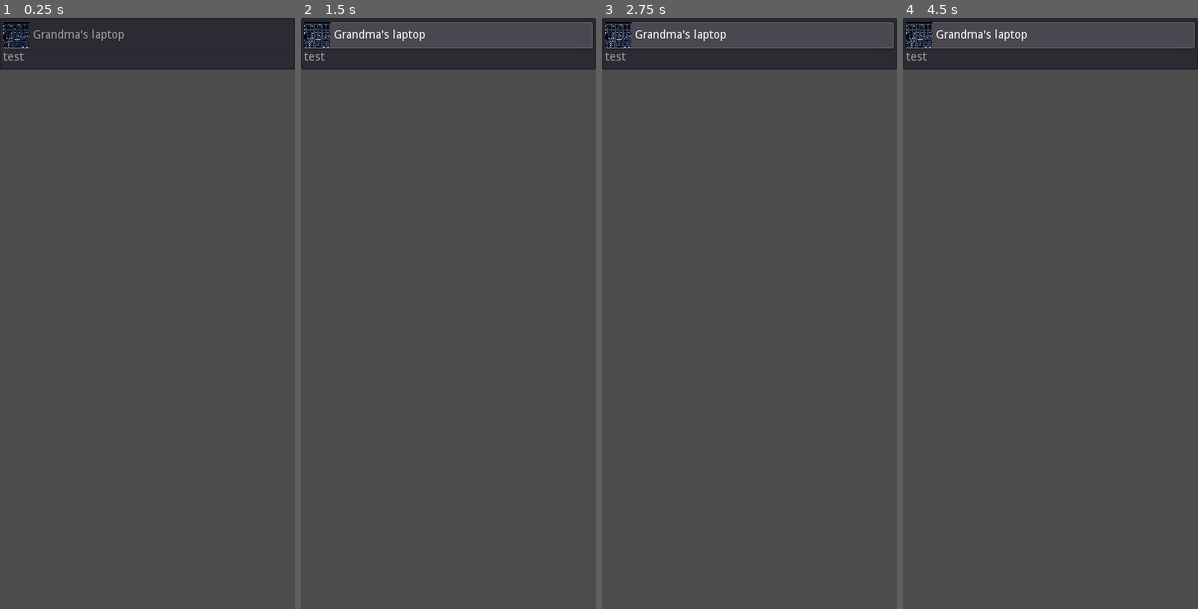
Above: before the commit, frames 1-4 (left to right).
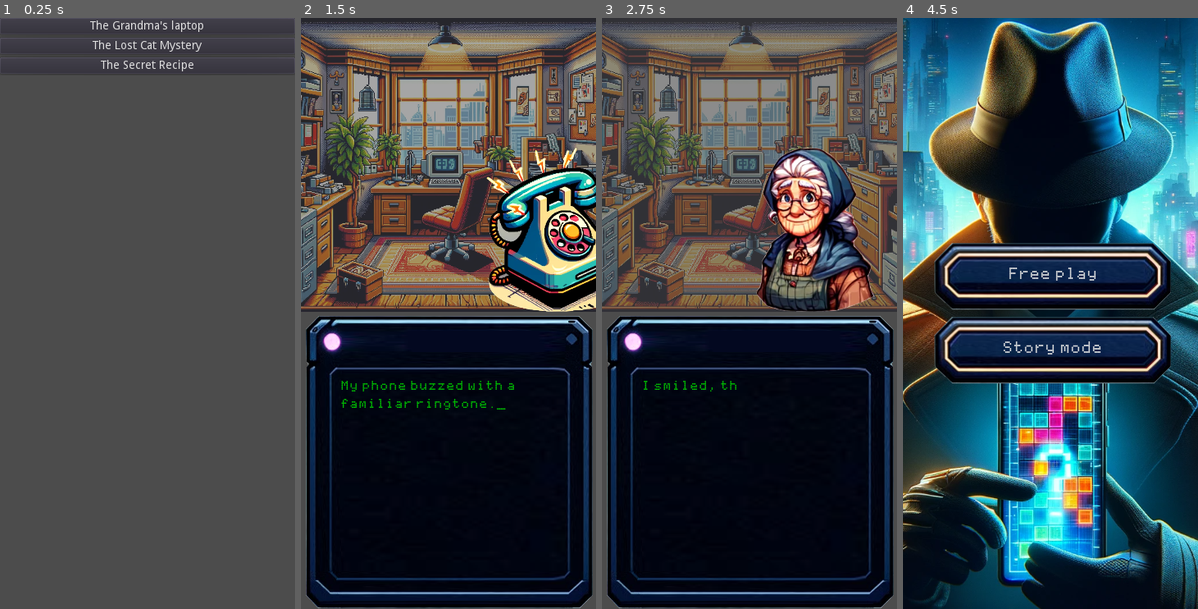
Above: after the commit, the same moments.

Repository: alexkorep-games/transmatrix
Game: Godot game, scene res://scenes/episodes/episodes.tscn
Same seed, same stepped clock (60 frames per second), same inputs: the game is played once before the commit and once after it. This scene is started directly instead of the project's main scene.
Inputs (mouse positions are in pixels of both pictures, inside the frame that each line leads up to):
- Up to frame 1 (0.25 s): no input
- Up to frame 2 (1.5 s): click (448, 23) at 0.5 s, where only the run after the commit has a clickable "The Grandma's laptop"; move the mouse to (513, 283) at 1.27 s; click (513, 283) at 1.42 s
- Up to frame 3 (2.75 s): drag from (690, 343) to (734, 431) at 2.02 s
- Up to frame 4 (4.5 s): move the mouse to (1080, 183) at 2.77 s; click (1080, 183) at 2.92 s; click (1065, 35) at 3.52 s; click (1047, 325) at 4.25 s, where only the run after the commit has a clickable "Main screen"

The runs differ from the first frame. In frame 1, 2.2% of the frame differs, in the area x 0-100%, y 0-10%; in frame 2, 92%; in frame 3, 87%; in frame 4, 99%, in the area x 0-100%, y 0-100%.

Commit message:
Add two test stories

Diff:
--- a/src/scenes/episodes/episodes.gd
+++ b/src/scenes/episodes/episodes.gd
@@ -8,7 +8,18 @@
 
 # Called when the node enters the scene tree for the first time.
 func _ready():
-	pass # Replace with function body.
+	var container = get_node("%VBoxContainer")
+	var idx = 0
+	for episode in Story.story:
+		var button = Button.new()
+		button.text = episode.title
+		button.connect("pressed", self, "_on_button_pressed", [idx])
+		container.add_child(button)
+		idx += 1
+
+func _on_button_pressed(index):
+	Story.start_story(index)
+	get_tree().change_scene("res://scenes/story_dialog/story_dialog.tscn")
 
 
 # Called every frame. 'delta' is the elapsed time since the previous frame.
--- a/src/scenes/episodes/episodes.tscn
+++ b/src/scenes/episodes/episodes.tscn
@@ -1,19 +1,13 @@
-[gd_scene load_steps=4 format=2]
+[gd_scene load_steps=2 format=2]
 
-[ext_resource path="res://resources/main_theme.tres" type="Theme" id=1]
 [ext_resource path="res://scenes/episodes/episodes.gd" type="Script" id=2]
-[ext_resource path="res://assets/ui/buttons01.png" type="Texture" id=3]
 
 [node name="Episodes" type="Control"]
 anchor_right = 1.0
 anchor_bottom = 1.0
 script = ExtResource( 2 )
 
-[node name="ItemList" type="ItemList" parent="."]
+[node name="VBoxContainer" type="VBoxContainer" parent="."]
+unique_name_in_owner = true
 anchor_right = 1.0
-margin_bottom = 63.0
-size_flags_horizontal = 3
-theme = ExtResource( 1 )
-items = [ "Grandma's laptop", ExtResource( 3 ), false, "test", null, false ]
-auto_height = true
-fixed_icon_size = Vector2( 32, 32 )
+anchor_bottom = 1.0
--- a/src/scenes/start_screen/start_screen.gd
+++ b/src/scenes/start_screen/start_screen.gd
@@ -22,5 +22,4 @@
 
 func _on_StoryModeButton_pressed():
 	GameState.is_free_play = false
-	Story.start_story(0)
-	get_tree().change_scene("res://scenes/story_dialog/story_dialog.tscn")
+	get_tree().change_scene("res://scenes/episodes/episodes.tscn")
--- a/src/scenes/story_dialog/story_dialog.gd
+++ b/src/scenes/story_dialog/story_dialog.gd
@@ -10,9 +10,17 @@
 	var steps = story["steps"]
 	var step = steps[Story.story_step]
 
-	var image_path = step["image"]
 	var image = get_node("%ActorTextureRect")
-	image.texture = load(image_path)
+	if "image" in step:
+		var image_path = step["image"]
+		image.texture = load(image_path)
+		image.show()
+	else:
+		image.hide()
+
+	var background_path = step["background"]
+	var background = get_node("%BackgroundTextureRect")
+	background.texture = load(background_path)
 
 	var text = step["text"]
 	var label = get_node("%StoryTextLabel")
--- a/src/scenes/story_dialog/story_dialog.tscn
+++ b/src/scenes/story_dialog/story_dialog.tscn
@@ -79,6 +79,8 @@
 size_flags_vertical = 3
 
 [node name="BackgroundTextureRect" type="TextureRect" parent="VBoxContainer/TopControl"]
+unique_name_in_owner = true
+modulate = Color( 1, 1, 1, 0.352941 )
 anchor_right = 1.0
 anchor_bottom = 1.0
 size_flags_horizontal = 3
@@ -93,9 +95,9 @@
 anchor_top = 1.0
 anchor_right = 1.0
 anchor_bottom = 1.0
-margin_left = 40.0
+margin_left = -200.0
 margin_top = -200.0
-margin_right = 240.002
+margin_right = 0.00219727
 rect_min_size = Vector2( 200, 200 )
 texture = ExtResource( 3 )
 expand = true
--- a/src/scripts/story.gd
+++ b/src/scripts/story.gd
@@ -3,21 +3,27 @@
 var story_index = 0
 var story_step = 0
 
+
 func get_password():
 	return story[story_index]["password"]
+
 
 func start_story(index):
 	story_index = index
 	story_step = 0
 
+
 func next_step():
 	story_step += 1
+
 
 func is_finished():
 	return story_step >= len(story[story_index]["steps"])
 
+
 func is_game():
 	return story[story_index]["steps"][story_step]["type"] == "game"
+
 
 var story = [
 	{
@@ -27,31 +33,94 @@
 		[
 			{
 				"type": "dialog",
-				"text":
-					"My phone buzzed with a familiar ringtone.",
-				"image": "res://assets/levels/001-grandma/phone-ring.png"
+				"text": "My phone buzzed with a familiar ringtone.",
+				"image": "res://assets/levels/001-grandma/phone-ring.png",
+				"background": "res://assets/levels/001-grandma/room.png"
 			},
 			{
 				"type": "dialog",
 				"text":
-					"It was Grandma, sounding flustered as she explained she'd forgotten her laptop's password.",
-				"image": "res://assets/levels/001-grandma/grandma.png"
+				"It was Grandma, sounding flustered as she explained she'd forgotten her laptop's password.",
+				"image": "res://assets/levels/001-grandma/grandma.png",
+				"background": "res://assets/levels/001-grandma/room.png"
 			},
 			{
 				"type": "dialog",
 				"text":
-					"I smiled, thinking how much she means to me. \"Don't worry, Grandma, I'll swing by after lunch and sort it out.\"",
-				"image": "res://assets/levels/001-grandma/grandma.png"
+				"I smiled, thinking how much she means to me. \"Don't worry, Grandma, I'll swing by after lunch and sort it out.\"",
+				"image": "res://assets/levels/001-grandma/grandma.png",
+				"background": "res://assets/levels/001-grandma/room.png"
 			},
 			{
 				"type": "game",
 			},
 			{
 				"type": "dialog",
+				"text": '"Oh, thank you, dear!" she said, "Have a cookie!"',
+				"image": "res://assets/levels/001-grandma/grandma.png",
+				"background": "res://assets/levels/001-grandma/room.png"
+			},
+		]
+	},
+	{
+		"title": "The Lost Cat Mystery",
+		"password": "whiskers",
+		"steps":
+		[
+			{
+				"type": "dialog",
+				"text": "I was enjoying my morning coffee when I heard a soft meowing outside.",
+				"background": "res://assets/levels/002-lostcat/coffee.png"
+			},
+			{
+				"type": "dialog",
 				"text":
-					"\"Oh, thank you, dear!\" she said, \"Have a cookie!\"",
-				"image": "res://assets/levels/001-grandma/grandma.png"
+				"Looking out the window, I saw Mrs. Johnson from next door, holding a 'Missing Cat' poster.",
+				"background": "res://assets/levels/002-lostcat/missing-cat-poster.png"
 			},
+			{
+				"type": "dialog",
+				"text": "I decided to help her. 'Let's find Whiskers,' I said, grabbing my coat.",
+				"background": "res://assets/levels/002-lostcat/helping-hand.png"
+			},
+			{"type": "game"},
+			{
+				"type": "dialog",
+				"text":
+				"'You found him! Thank you so much!' Mrs. Johnson exclaimed as I returned with Whiskers.",
+				"background": "res://assets/levels/002-lostcat/found-cat.png"
+			}
+		]
+	},
+	{
+		"title": "The Secret Recipe",
+		"password": "bolognese",
+		"steps":
+		[
+			{
+				"type": "dialog",
+				"text":
+				"The old, faded recipe book lay open on the kitchen table, but a page was missing.",
+				"background": "res://assets/levels/003-secretrecipe/recipe-book.png"
+			},
+			{
+				"type": "dialog",
+				"text":
+				"Aunt Maria looked worried. 'It's the secret family recipe for Bolognese sauce,' she sighed.",
+				"background": "res://assets/levels/003-secretrecipe/aunt-maria.png"
+			},
+			{
+				"type": "dialog",
+				"text":
+				"I noticed a torn piece of paper with scribbled letters. 'Maybe this is a clue,' I thought.",
+				"background": "res://assets/levels/003-secretrecipe/clue.png"
+			},
+			{"type": "game"},
+			{
+				"type": "dialog",
+				"text": "'You did it! You've decrypted the recipe!' Aunt Maria exclaimed with joy.",
+				"background": "res://assets/levels/003-secretrecipe/success.png"
+			}
 		]
 	}
 ]
Binary file added: src/assets/levels/002-lostcat/coffee.png
Not shown, added: src/assets/levels/002-lostcat/coffee.png.import
Binary file added: src/assets/levels/002-lostcat/found-cat.png
Not shown, added: src/assets/levels/002-lostcat/found-cat.png.import
Binary file added: src/assets/levels/002-lostcat/helping-hand.png
Not shown, added: src/assets/levels/002-lostcat/helping-hand.png.import
Binary file added: src/assets/levels/002-lostcat/missing-cat-poster.png
Not shown, added: src/assets/levels/002-lostcat/missing-cat-poster.png.import
Binary file added: src/assets/levels/003-secretrecipe/aunt-maria.png
Not shown, added: src/assets/levels/003-secretrecipe/aunt-maria.png.import
Binary file added: src/assets/levels/003-secretrecipe/clue.png
Not shown, added: src/assets/levels/003-secretrecipe/clue.png.import
(and 4 more such lines)
